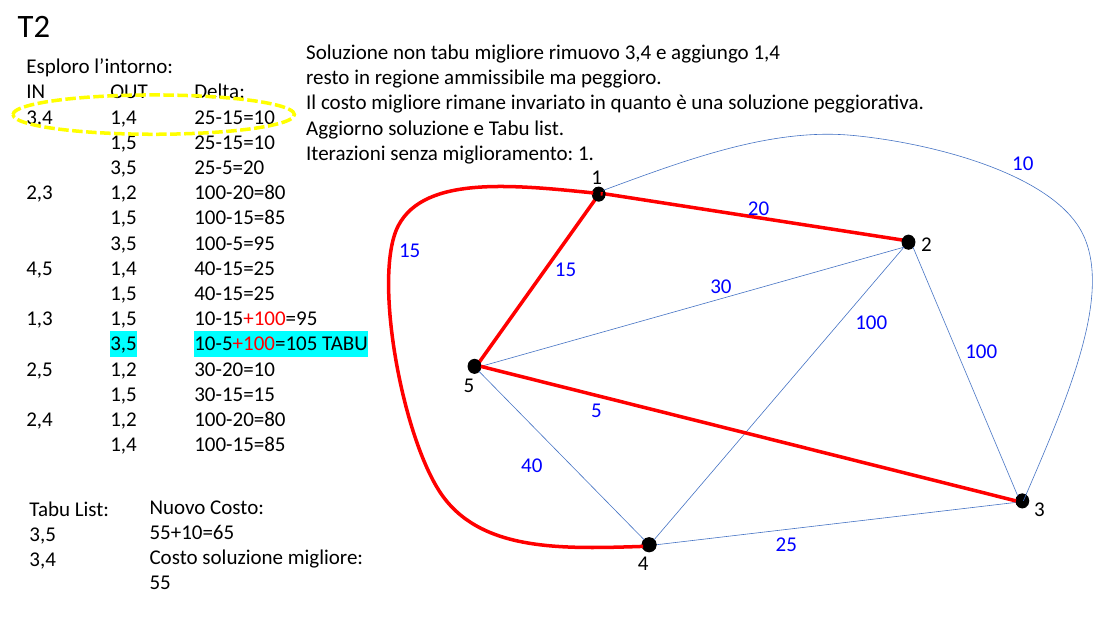
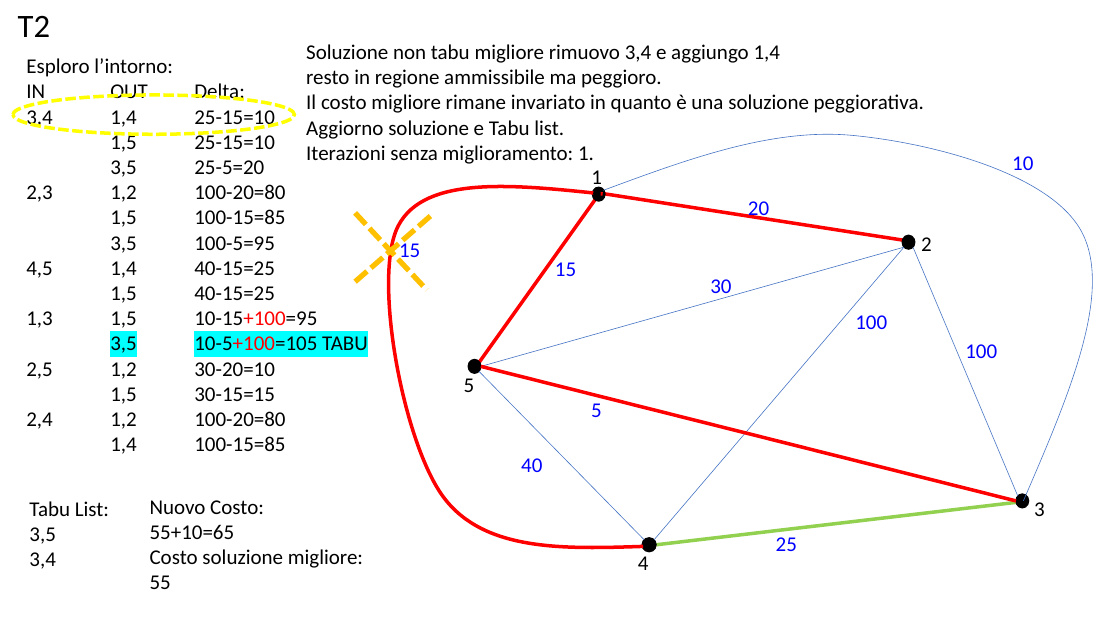
Before and after one commit to bizzarriA/LocalSearch, a slide deck: slide 3 of tabu.pptx. Drawn at 1120x630 pixels with LibreOffice and Linux fonts; fonts in the diff are those of the drawing. Boxes give left, top, right and bottom in pixels: in the first picture for what was removed or moved away, otherwise in the second. Text is boxed around its words. In the diff, an @@ line names an element or a change of style, - is before the commit and + after.

```diff
--- a/tabu.pptx
+++ b/tabu.pptx
@@ line added from (355, 281) to (434, 213), #FFC000 4.5 pt dashed @@
@@ line added from (355, 213) to (427, 290), #FFC000 4.5 pt dashed @@
@@ line added from (650, 545) to (1023, 502), #4472C4 0.5 pt @@
@@ line (656, 545) - (1029, 501): stroke #4472C4 0.5 pt to #92D050 3 pt @@
```
Also in this commit, not shown: 8 other slides changed, 3 slides added, 2 other files.
